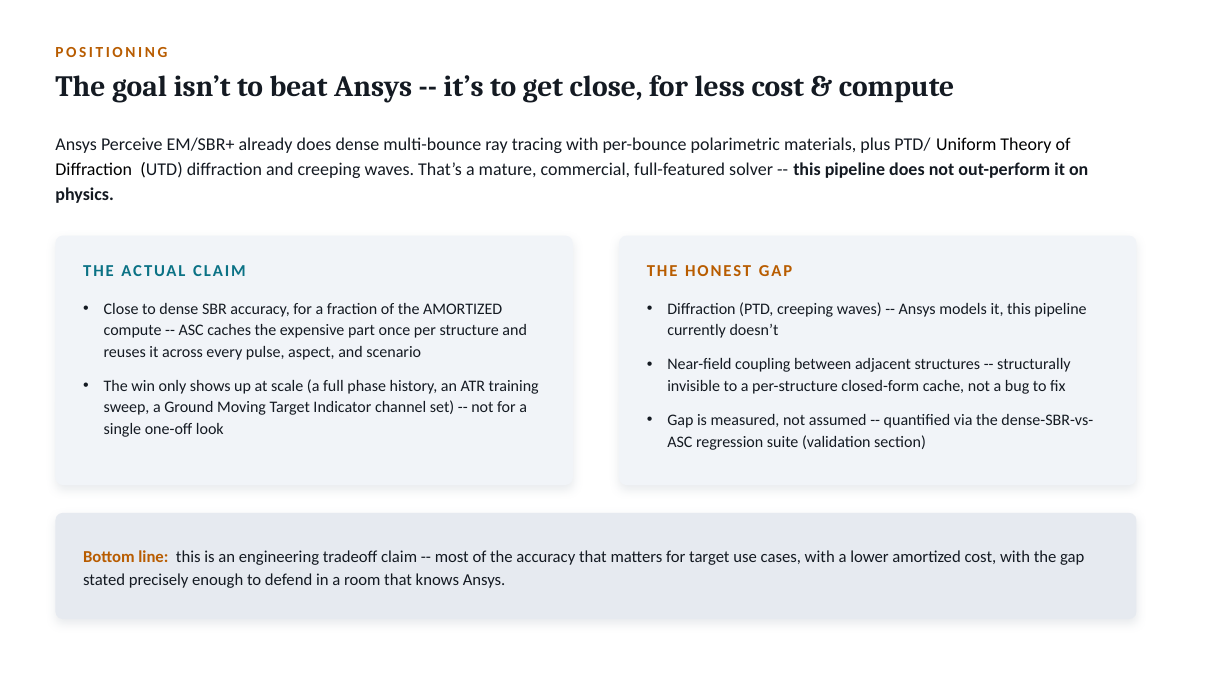
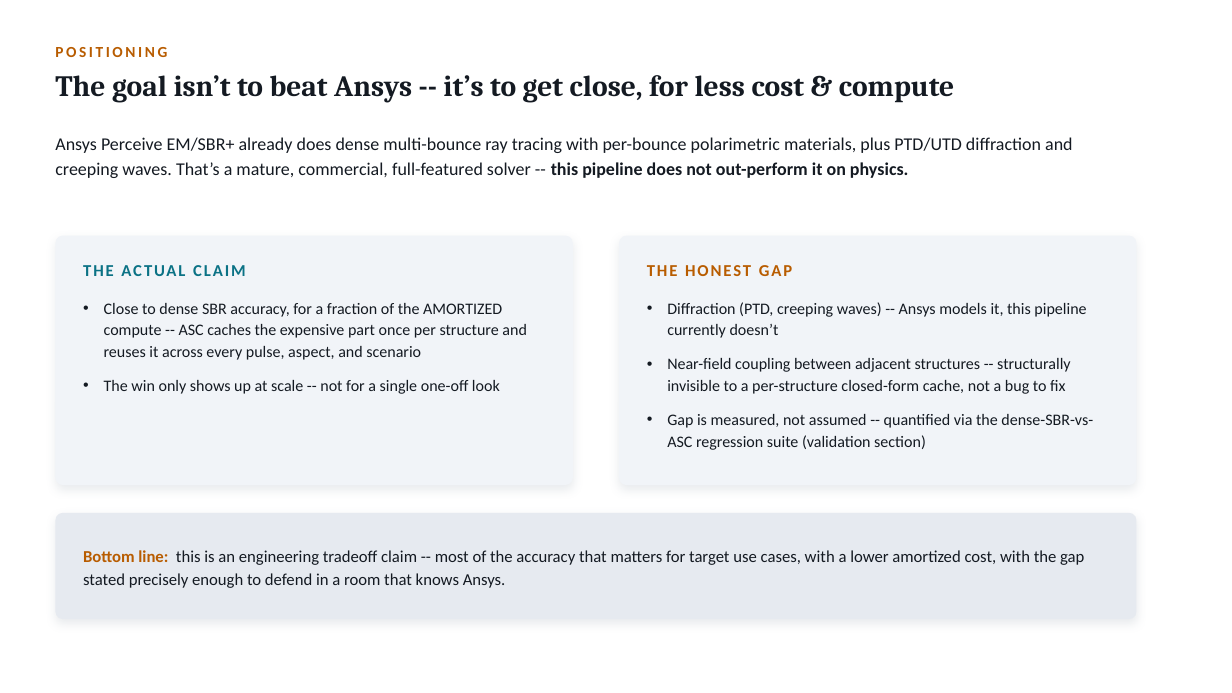
Before and after one commit to dphilli1-00/portfolio, a slide deck: slide 4 of beyond SARCASTIC.pptx. Drawn at 1232x693 pixels with LibreOffice and Linux fonts; fonts in the diff are those of the drawing. Boxes give left, top, right and bottom in pixels: in the first picture for what was removed or moved away, otherwise in the second. Text is boxed around its words. In the diff, an @@ line names an element or a change of style, - is before the commit and + after.

```diff
--- a/beyond SARCASTIC.pptx
+++ b/beyond SARCASTIC.pptx
@@ text at box(55, 137, 1072, 178): text changed @@
-Ansys Perceive EM/SBR+ already does dense multi-bounce ray tracing with per-bounce polarimetric materials, plus PTD/ Uniform Theory of Diffraction (UTD) diffraction and creeping waves. That’s a mature, commercial, full-featured solver -- this pipeline does not out-perform it on physics.
+Ansys Perceive EM/SBR+ already does dense multi-bounce ray tracing with per-bounce polarimetric materials, plus PTD/UTD diffraction and creeping waves. That’s a mature, commercial, full-featured solver -- this pipeline does not out-perform it on physics.
@@ text at box(104, 380, 500, 394): text changed @@
-• The win only shows up at scale (a full phase history, an ATR training sweep, a Ground Moving Target Indicator channel set) -- not for a single one-off look
+• The win only shows up at scale -- not for a single one-off look
```
Also in this commit, not shown: 5 other slides changed, 26 other files.
